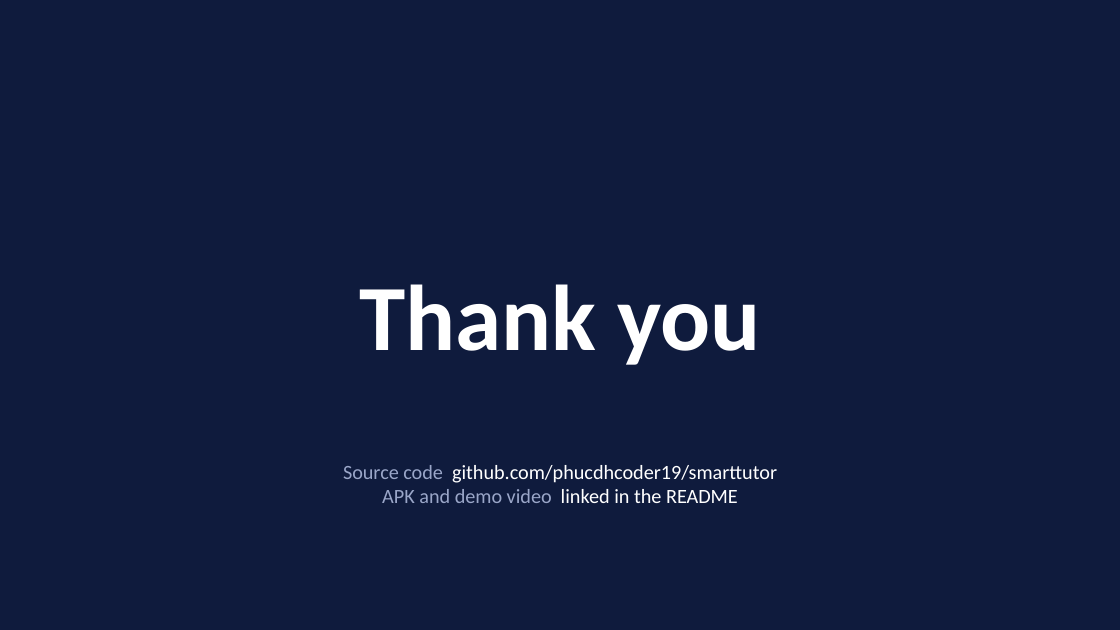
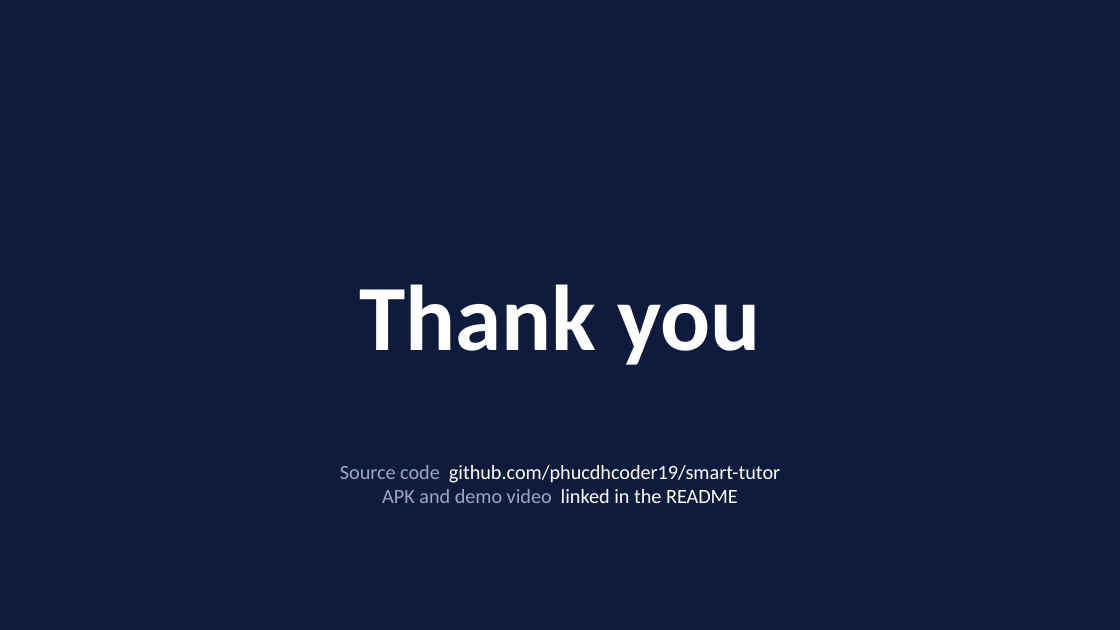
Before and after one commit to phucdhcoder19/smart-tutor, a slide deck: slide 9 of docs/SmartTutor-presentation.pptx. Drawn at 1120x630 pixels with LibreOffice and Linux fonts; fonts in the diff are those of the drawing. Boxes give left, top, right and bottom in pixels: in the first picture for what was removed or moved away, otherwise in the second. Text is boxed around its words. In the diff, an @@ line names an element or a change of style, - is before the commit and + after.

Commit message:
Fix GitHub link in slides

```diff
--- a/docs/SmartTutor-presentation.pptx
+++ b/docs/SmartTutor-presentation.pptx
@@ text at (340, 465, 780, 483): text changed @@
-Source code github.com/phucdhcoder19/smarttutor
+Source code github.com/phucdhcoder19/smart-tutor
```
